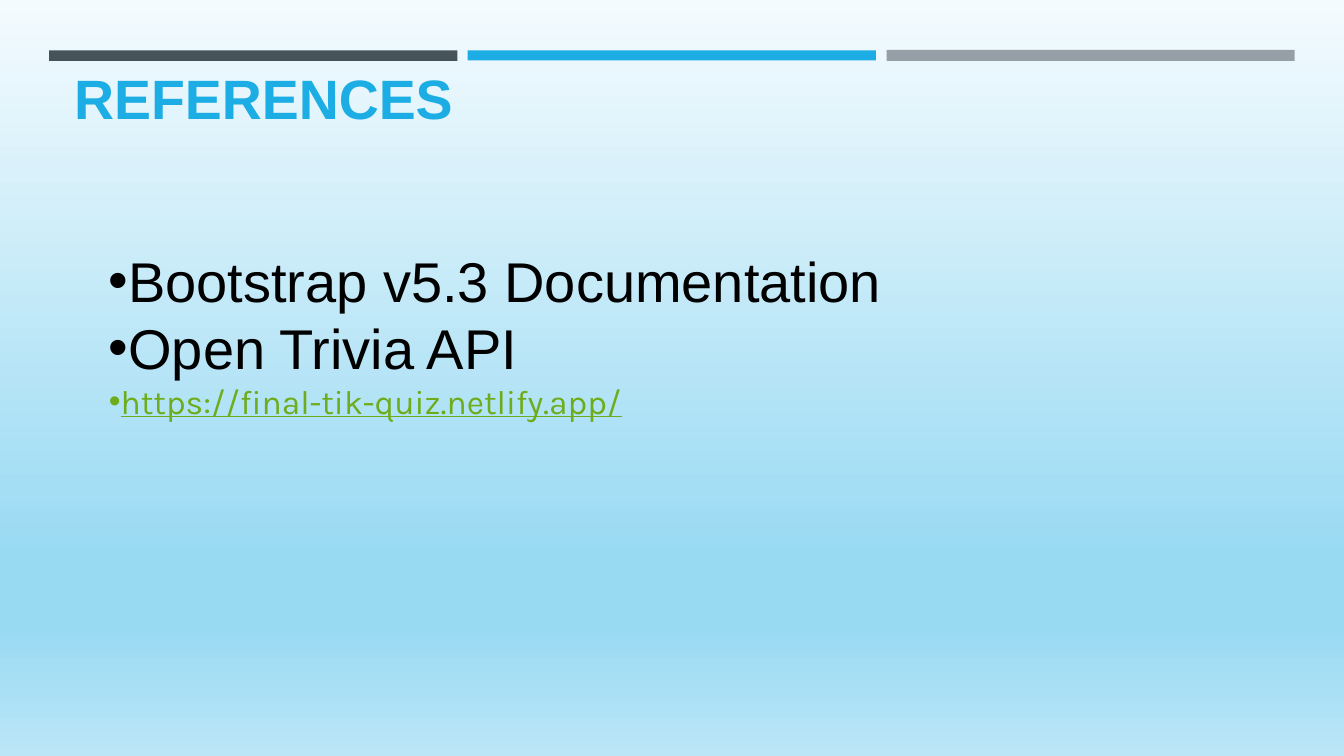
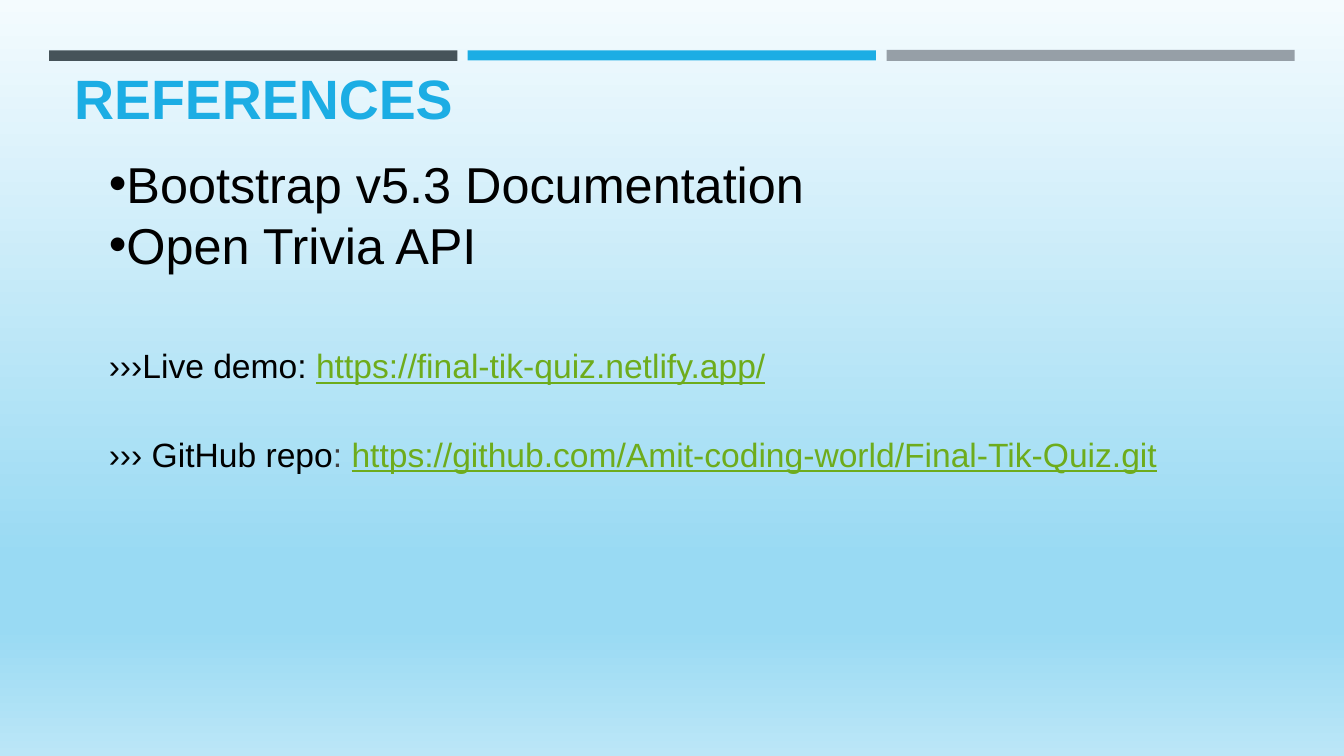
Before and after one commit to Amit-coding-world/Final-Tik-Quiz, a slide deck: slide 10 of final tik ppt.pptx. Drawn at 1344x756 pixels with LibreOffice and Linux fonts; fonts in the diff are those of the drawing; background and template pictures are left out. Boxes give left, top, right and bottom in pixels: in the first picture for what was removed or moved away, otherwise in the second. Text is boxed around its words. In the diff, an @@ line names an element or a change of style, - is before the commit and + after.

Commit message:
ppt modified

```diff
--- a/final tik ppt.pptx
+++ b/final tik ppt.pptx
@@ text "Bootstrap v5.3 Documentation" moved from (x1=109, y1=261, x2=881, y2=423) to (x1=109, y1=166, x2=1157, y2=474) @@
@@ text at (x1=109, y1=166, x2=804, y2=274): size 40 to 36 pt in "Bootstrap v5.3 Documentation", "Open Trivia API" @@
@@ text at (x1=109, y1=353, x2=1157, y2=474): text changed; font Karla to Arial @@
-• https://final-tik-quiz.netlify.app/
+›››Live demo: https://final-tik-quiz.netlify.app/
+››› GitHub repo: https://github.com/Amit-coding-world/Final-Tik-Quiz.git
```
Also in this commit, not shown: 1 other slide changed, 1 other file.
